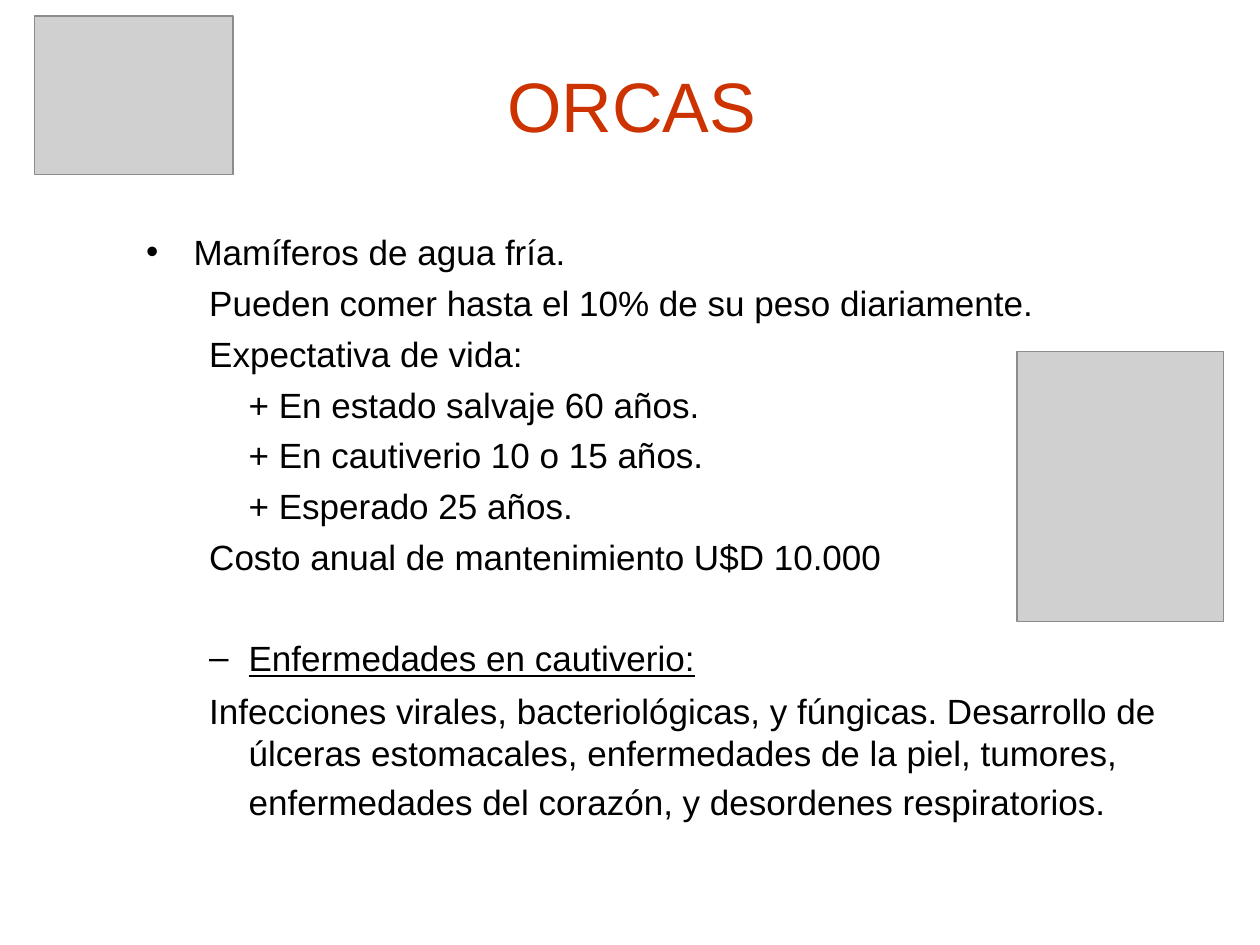
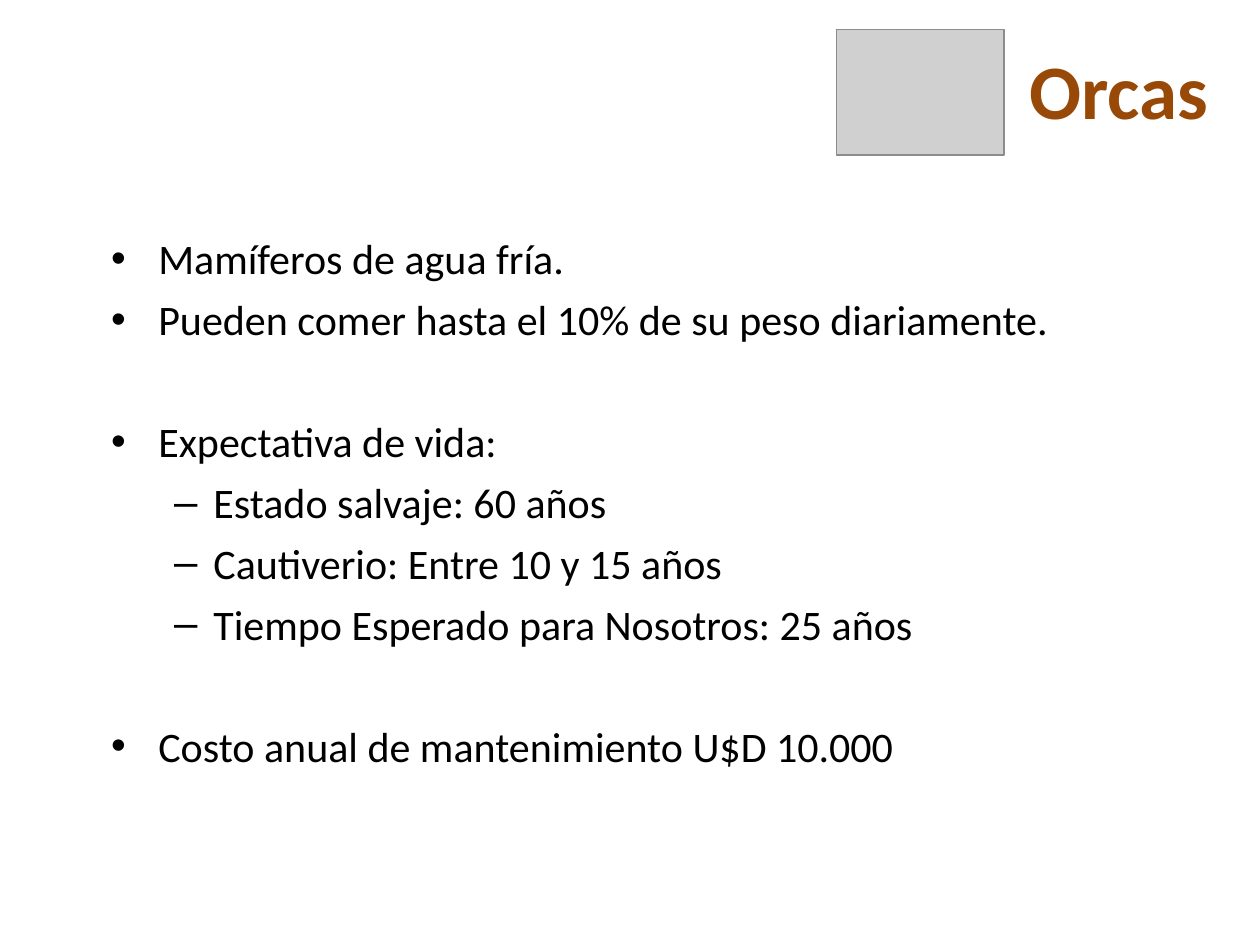
Before and after one commit to skiel85/taller-desarrollo-proyectos-i, a slide deck: slide 9 of Presentaciones/Demo Gerencial.ppt (slide 3 before the commit). Drawn at 1260x945 pixels with LibreOffice and Linux fonts; fonts in the diff are those of the drawing; grey boxes stand for pictures; background and template pictures are left out. Boxes give left, top, right and bottom in pixels: in the first picture for what was removed or moved away, otherwise in the second. Text is boxed around its words. In the diff, an @@ line names an element or a change of style, - is before the commit and + after.

```diff
--- a/Presentaciones/Demo Gerencial.ppt
+++ b/Presentaciones/Demo Gerencial.ppt
@@ picture: place and size @@
-picture at <box>34,16,233,175</box>
+picture at <box>837,29,1004,155</box>
@@ text at <box>1029,68,1208,120</box>: text changed; size 40 to 44 pt; font Arial to Calibri; text colour #CC3300 to #984807; bold on @@
-ORCAS
+Orcas
@@ text "Mamíferos de agua fría.": place and size @@
-text "Mamíferos de agua fría." at <box>194,239,1155,822</box>
+text "Mamíferos de agua fría." at <box>158,244,1047,767</box>
@@ text at <box>158,244,1047,767</box>: size 20 to 24 pt, font Arial to Calibri in "Mamíferos de agua fría.", "Pueden comer hasta el 10% de su ...", "Expectativa de vida:", "Costo anual de mantenimiento U$D 10.000"; more space between paragraphs; bullet none to •; list level 2 to 1 in "Pueden comer hasta el 10% ..."; list level 2 to 1 in "Expectativa de vida:"; list level 2 to 1 in "Costo anual de mantenimiento U$D ..." @@
@@ picture removed at <box>1017,352,1223,621</box> @@
@@ text at <box>213,488,913,647</box>: text changed; size 20 to 24 pt; font Arial to Calibri @@
-  + En estado salvaje 60 años.
-  + En cautiverio 10 o 15 años.
-  + Esperado 25 años.
+  – Estado salvaje: 60 años
+  – Cautiverio: Entre 10 y 15 años
+  – Tiempo Esperado para Nosotros: 25 años
@@ text at <box>209,645,1155,822</box>: paragraphs removed @@
-  – Enfermedades en cautiverio:
-  Infecciones virales, bacteriológicas, y fúngicas. Desarrollo de úlceras estomacales, enfermedades de la piel, tumores, enfermedades del corazón, y desordenes respiratorios.
```
Also in this commit, not shown: 13 other slides changed, 10 slides added, 4 slides removed.
